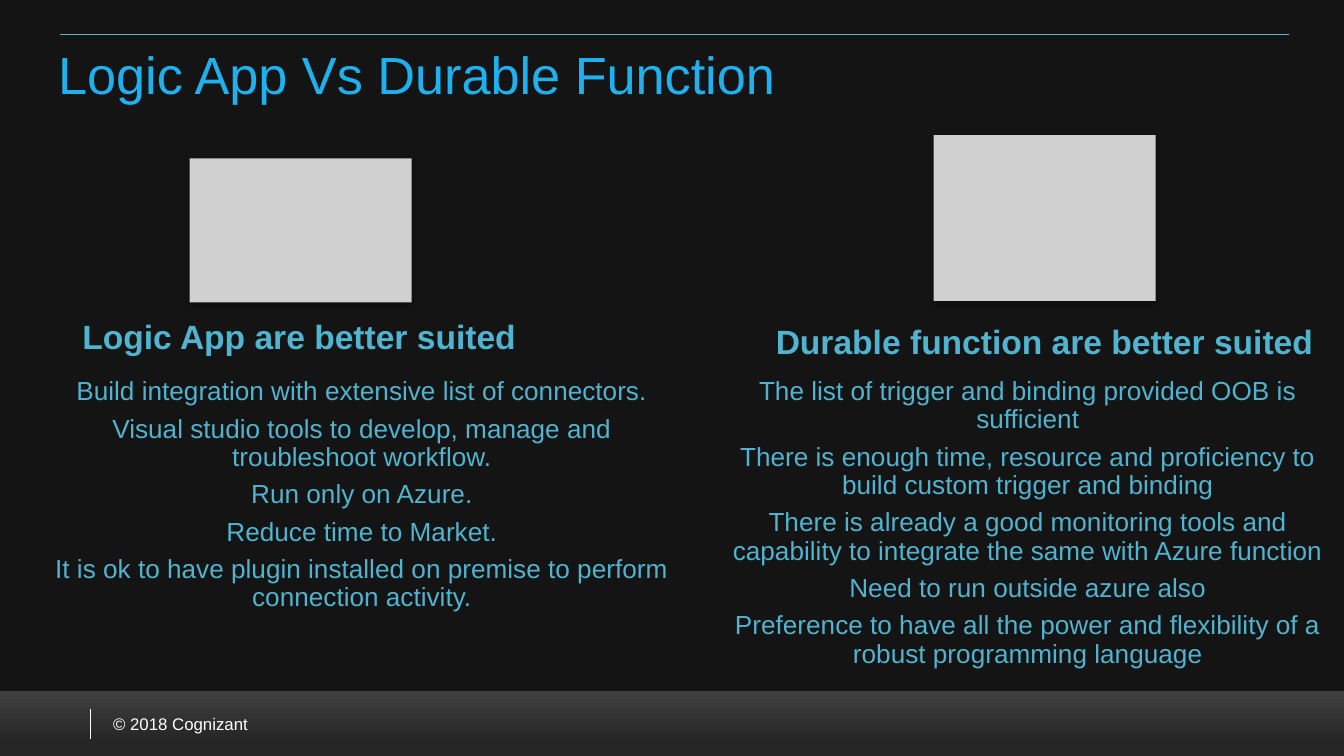
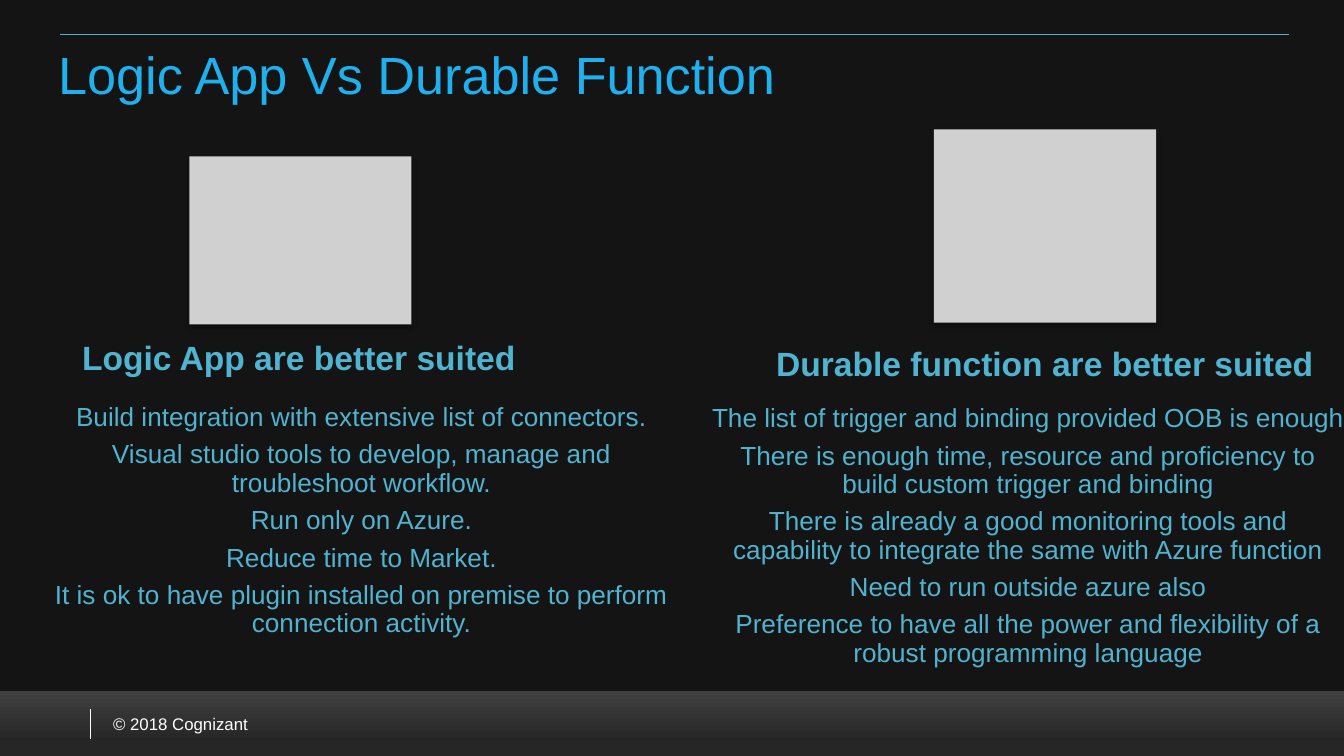
Before and after one commit to VenkateshSrini/MyDocuments, a slide deck: slide 26 of Azurefunction 2.0.pptx (slide 21 before the commit). Drawn at 1344x756 pixels with LibreOffice and Linux fonts; fonts in the diff are those of the drawing; grey boxes stand for pictures; background and template pictures are left out. Boxes give left, top, right and bottom in pixels: in the first picture for what was removed or moved away, otherwise in the second. Text is boxed around its words. In the diff, an @@ line names an element or a change of style, - is before the commit and + after.

```diff
--- a/Azurefunction 2.0.pptx
+++ b/Azurefunction 2.0.pptx
@@ picture resized from (x1=934, y1=136, x2=1156, y2=301) to (x1=934, y1=129, x2=1156, y2=323) @@
@@ picture resized from (x1=190, y1=159, x2=411, y2=302) to (x1=190, y1=156, x2=411, y2=324) @@
@@ text "Logic App are better suited" moved from (x1=82, y1=324, x2=516, y2=355) to (x1=82, y1=345, x2=516, y2=376) @@
@@ text "Durable function are better suited" moved from (x1=776, y1=329, x2=1313, y2=355) to (x1=776, y1=351, x2=1313, y2=377) @@
@@ text "Build integration with extensive list ..." moved from (x1=55, y1=381, x2=667, y2=612) to (x1=55, y1=407, x2=667, y2=638) @@
@@ text "The list of trigger and ..." moved from (x1=733, y1=381, x2=1322, y2=669) to (x1=712, y1=408, x2=1343, y2=668) @@
@@ text at (x1=712, y1=408, x2=1343, y2=433): text changed @@
-The list of trigger and binding provided OOB is sufficient
+The list of trigger and binding provided OOB is enough
```
Also in this commit, not shown: 5 other slides changed, 5 slides added.
